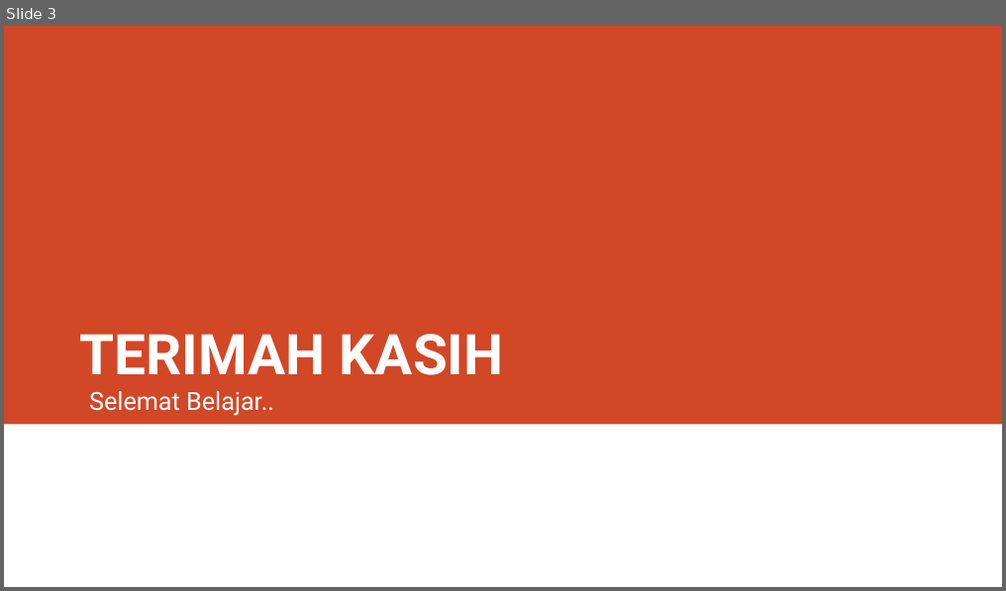
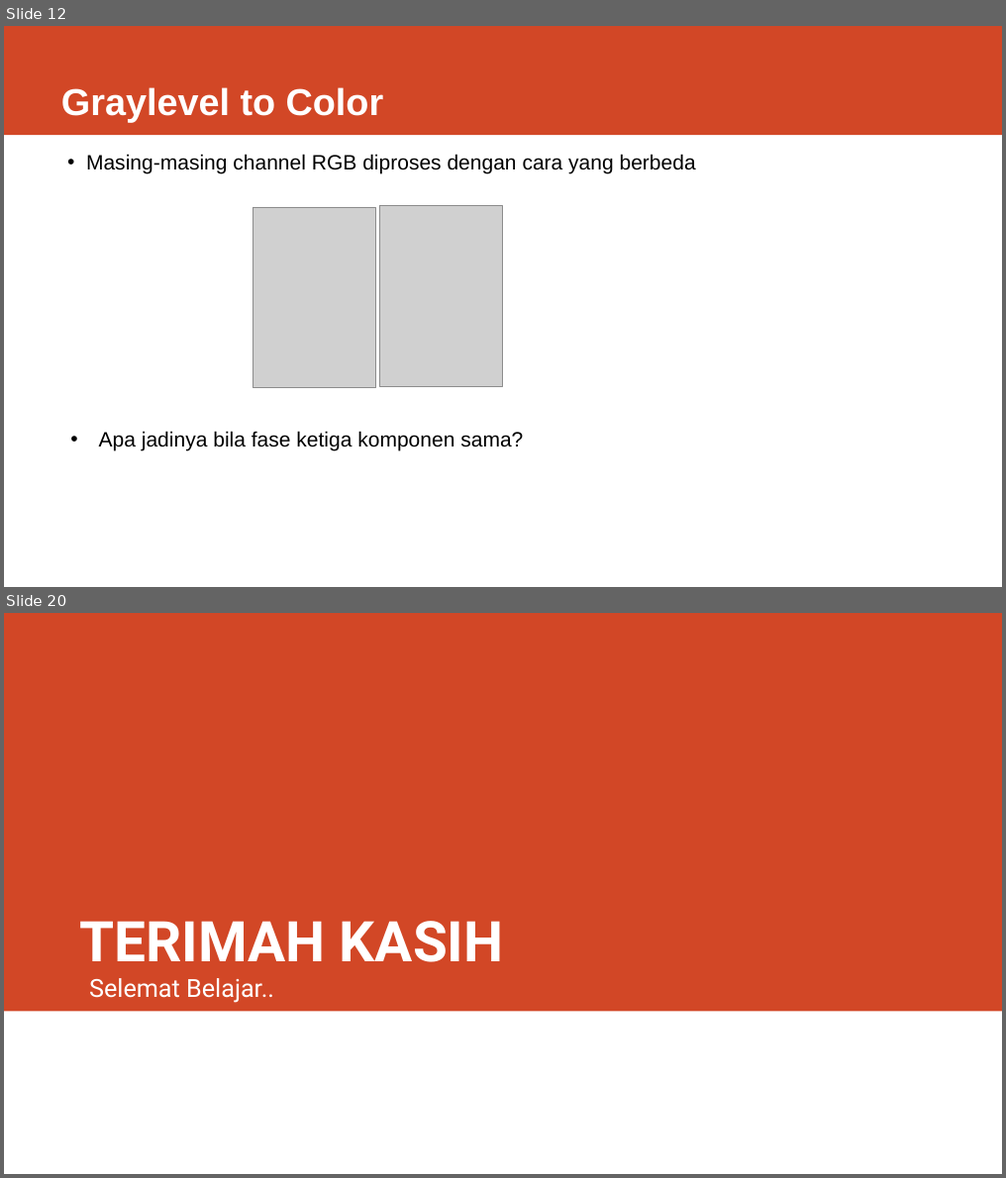
Before and after one commit to rizalarfani/Pengolahan-Citra-Digital-PCD-, a slide deck: Materi/Matriks.pptx. Shown one above the other, each under a label of ours: slide 3 before the commit, slides 12 and 20 after it; the slides between them are not shown. The pictures are 1006x591 and 1006x1178 pixels, drawn with LibreOffice and Linux fonts; fonts in the diff are those of the drawing; grey boxes stand for pictures. Boxes give left, top, right and bottom in pixels: in the first picture for what was removed or moved away, otherwise in the second. Text is boxed around its words. In the diff, an @@ line names an element or a change of style, - is before the commit and + after.

Commit message:
add color image dan latihan color image

```diff
--- a/Materi/Matriks.pptx
+++ b/Materi/Matriks.pptx
@@ slide 12 added at bbox=[4, 26, 1002, 587], background #FFFFFF @@
@@ rectangle added at bbox=[4, 26, 1002, 135], fill #D24726 @@
@@ title added at bbox=[61, 87, 384, 122], 36 pt, text #FFFFFF, bold @@
+Graylevel to Color
@@ text added at bbox=[86, 154, 696, 174], 20 pt, text #000000 @@
+• Masing-masing channel RGB diproses dengan cara yang berbeda
@@ picture added at bbox=[252, 207, 375, 387] @@
@@ picture added at bbox=[380, 206, 503, 386] @@
@@ text added at bbox=[99, 431, 523, 452], 20 pt, text #000000 @@
+• Apa jadinya bila fase ketiga komponen sama?
@@ what was slide 3 is now slide 20 @@
```
Also in this commit, not shown: 1 slide changed, 17 other slides added, 1 slide removed, 2 other files.
